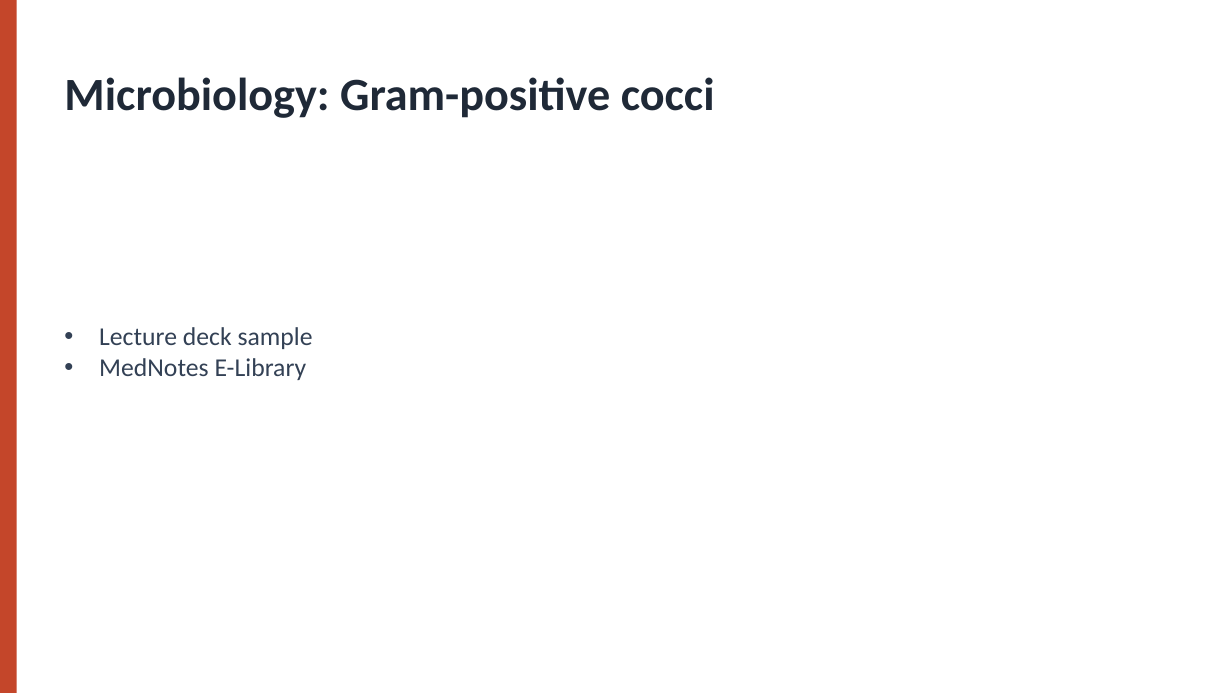
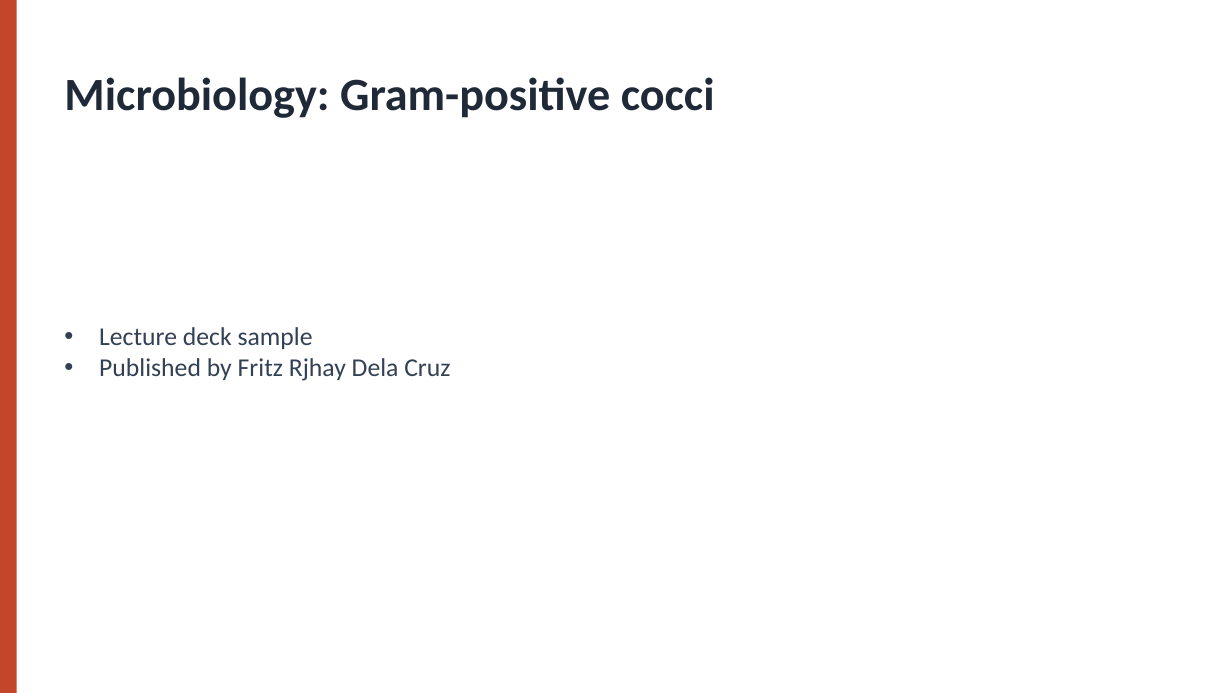
Before and after one commit to unknowndevice077/MedNotes-E-Library, a slide deck: slide 1 of supabase/sample/files/microbiology-slides.pptx. Drawn at 1232x693 pixels with LibreOffice and Linux fonts; fonts in the diff are those of the drawing. Boxes give left, top, right and bottom in pixels: in the first picture for what was removed or moved away, otherwise in the second. Text is boxed around its words. In the diff, an @@ line names an element or a change of style, - is before the commit and + after.

Commit message:
Publisher watermark on the files themselves; credit the publisher
- The watermark is now part of the content: drawn into PDF pages and images,
  tiled over each Word page, slide, sheet, e-book view and video. The
  full-screen overlay is gone.
- The admin chooses what it says (Restrictions: publisher name + second line,
  with a live preview). The name starts as the admin's name (migration 7) and
  is also shown as "Published by" on the file page, preview and reader.
- Sample files and covers credit the publisher instead of made-up authors;
  make-samples.mjs and make_demo_catalog.py take the publisher name.

```diff
--- a/supabase/sample/files/microbiology-slides.pptx
+++ b/supabase/sample/files/microbiology-slides.pptx
@@ text at <box>99,358,450,381</box>: text changed @@
-• MedNotes E-Library
+• Published by Fritz Rjhay Dela Cruz
```
Also in this commit, not shown: 37 other files.
